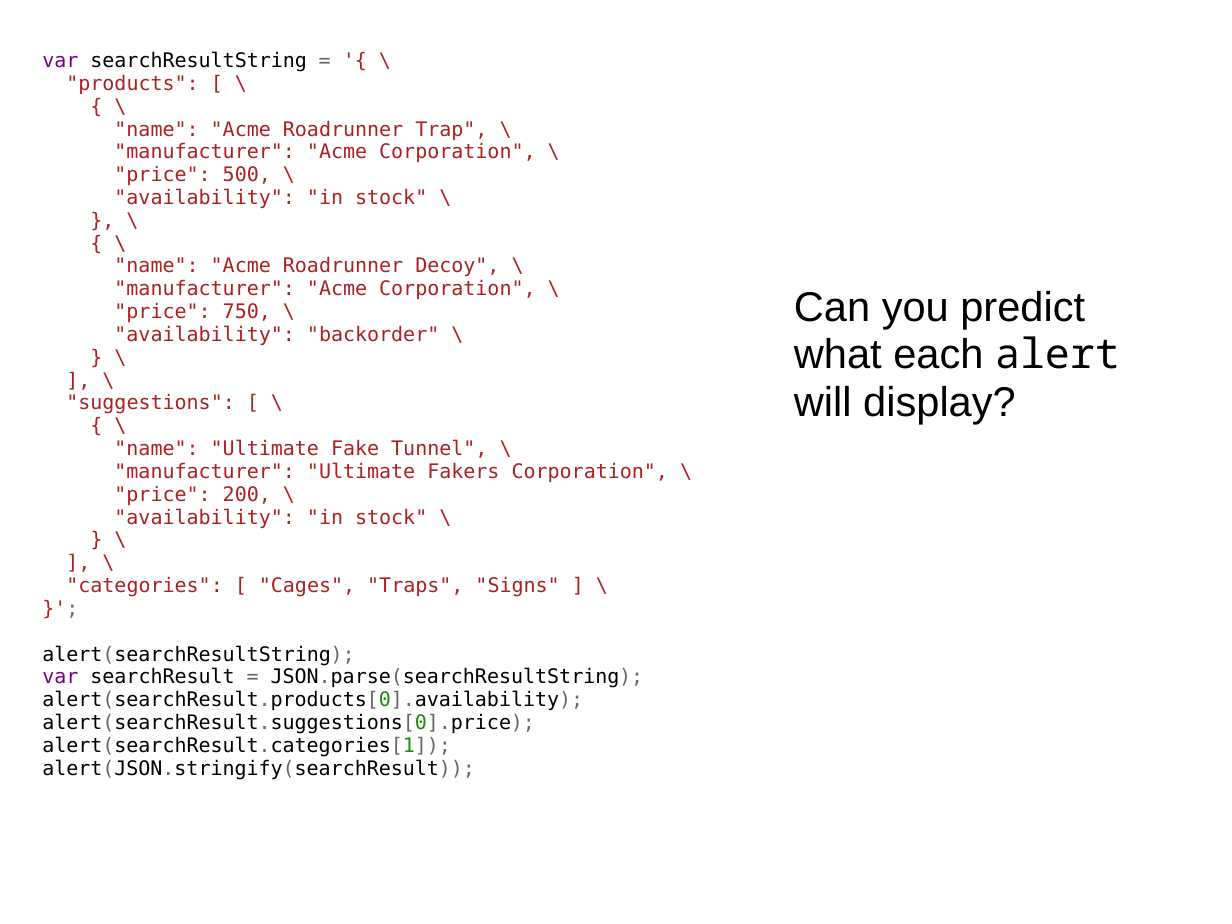
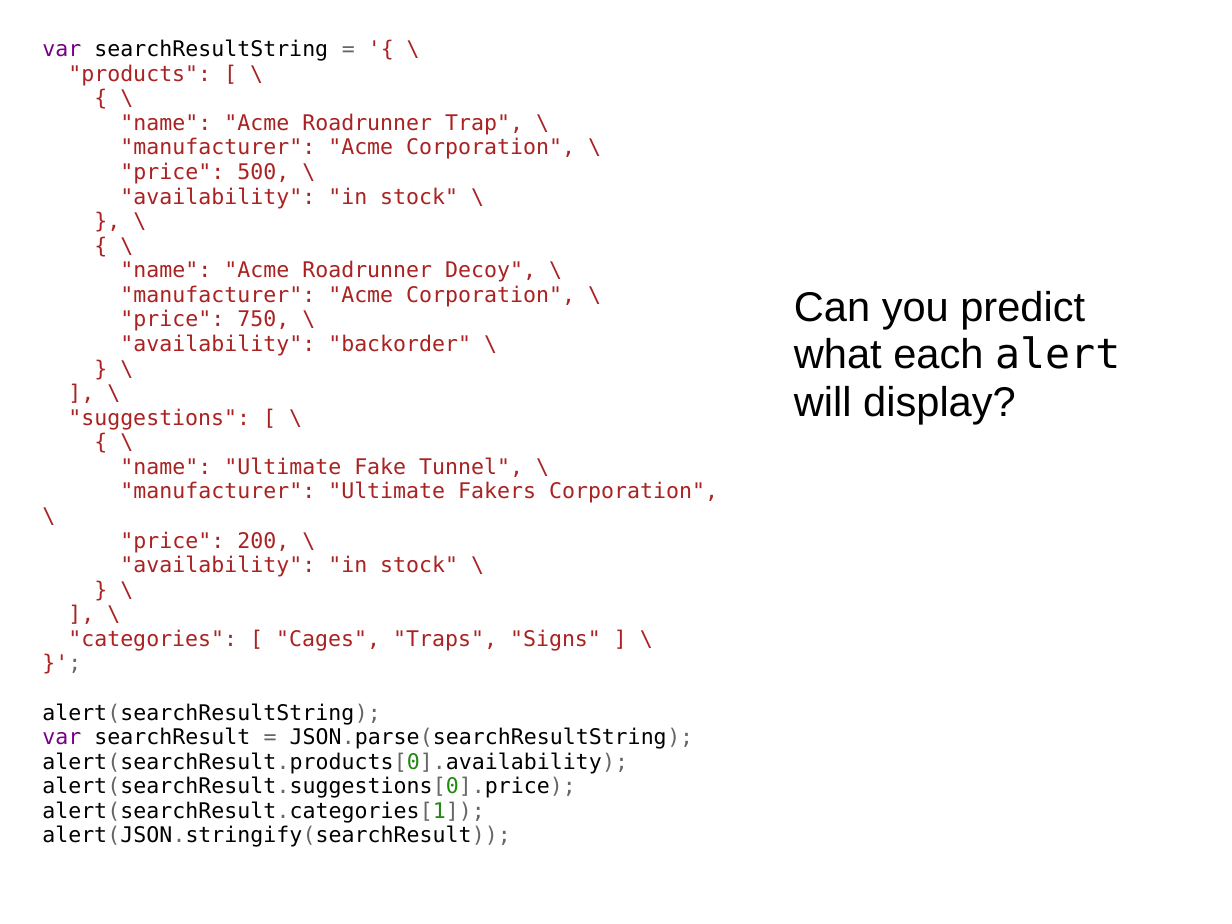
Before and after one commit to dondi/javascript-book, a slide deck: slide 14 of presentations/Chapter_8_Presentation.ppt. Drawn at 1232x924 pixels with LibreOffice and Linux fonts; fonts in the diff are those of the drawing; background and template pictures are left out. Boxes give left, top, right and bottom in pixels: in the first picture for what was removed or moved away, otherwise in the second. Text is boxed around its words. In the diff, an @@ line names an element or a change of style, - is before the commit and + after.

```diff
--- a/presentations/Chapter_8_Presentation.ppt
+++ b/presentations/Chapter_8_Presentation.ppt
@@ text "var searchResultString = '{ \ ...": place and size @@
-text "var searchResultString = '{ \ ..." at box(42, 51, 668, 780)
+text "var searchResultString = '{ \ ..." at box(42, 39, 718, 847)
@@ text "var searchResultString = '{ \ ..." at box(42, 39, 718, 847): size 13 to 14 pt @@
@@ text "Can you predict what each ..." at box(794, 291, 1120, 423): font Noto Sans Mono to DejaVu Sans Mono in "alert" @@
```
Also in this commit, not shown: 8 other slides changed, 2 other files.
